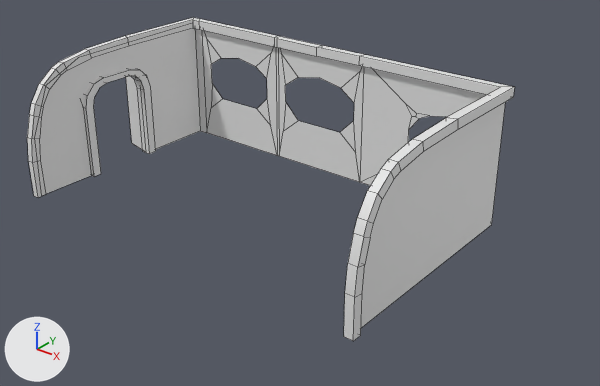
The FBX model AlienDinerDash/Assets/Art/Map/Models/Walls_SM.fbx, before and after one commit.
Camera for both pictures: a camera (50 mm lens) standing at (18.94, -21.1, 14.44) and looking at (1.85, 0.26, 1.19). The lights are fixed; the arrows at lower left show +X, +Y and +Z. The picture after the commit comes second. Mesh edges are drawn as thin lines. Where no turn or scale is listed for an object, it has been applied to the vertices. Vertices at exactly the same position are counted once.

The first picture shows 'Door', 'DoorFrame', 'Wall', 'Wall.001'.
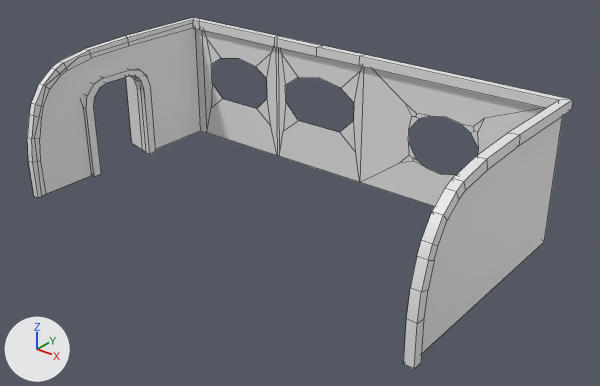
Where the newer file only moved an object's origin or applied its transform, the numbers keep the older frame.

Diff of the bpy script that builds the scene:
```diff
--- a/AlienDinerDash/Assets/Art/Map/Models/Walls_SM.fbx.py
+++ b/AlienDinerDash/Assets/Art/Map/Models/Walls_SM.fbx.py
@@ me_plane_002 @@
 # used by ob_wall; location = (0.0, 0.0, 0.0)
 # before: 1 (7.5, -4.4, 0.0), 3 (7.5, 4.5, 0.0) at pixel (491, 224), 5 (7.5, 4.5, 5.1), 9 (7.5, -4.3, 2.4), 10 (7.5, -1.9, 5.0)
 # before: 11 (7.5, -3.5, 4.3)
-me_plane_002.from_pydata(...)  # 84 vertices, 36 faces; spans x -7.5..7.5, y -4.4..4.5, z 0.0..5.1
+me_plane_002.from_pydata(...)  # 84 vertices, 36 faces; spans x -7.5..9.6, y -4.4..4.5, z 0.0..5.1
+# me_plane_002 part 2
+for i in [1, 3, 5, 9, 10, 11]: me_plane_002.vertices[i].co += Vector((2.1, 0.0, 0.0))
@@ me_plane_003 @@
 # used by ob_wall_001; location = (0.0, 0.0, 0.0)
-me_plane_003.from_pydata(...)  # 108 vertices, 106 faces; spans x -7.7..7.7, y -4.6..4.7, z 0.0..5.3
+me_plane_003.from_pydata(...)  # 108 vertices, 106 faces; spans x -7.7..9.8, y -4.6..4.7, z 0.0..5.3
+# me_plane_003 part 1: all 44 vertices in x 7.4..7.7, y -4.6..4.7, z 0.0..5.3 are moved by (2.1, 0.0, 0.0)
```

Where the change shows, as pixel boxes (x1, y1, x2, y2) in the pictures (600 x 386 px; the box of a moved part takes in the faces that stretch with it):
'Wall', reshaped (12% wider, 8% taller)
    before: (40, 28, 505, 328)
    after: (40, 28, 563, 353)
'Wall.001', reshaped (12% wider, 9% taller)
    before: (27, 17, 515, 341)
    after: (27, 17, 573, 369)
part 1 of me_plane_003, moved or reshaped
    before: (344, 82, 515, 341)
    after: (404, 82, 573, 369)
part 2 of me_plane_002, moved or reshaped
    before: (361, 69, 505, 328)
    after: (361, 69, 563, 353)
